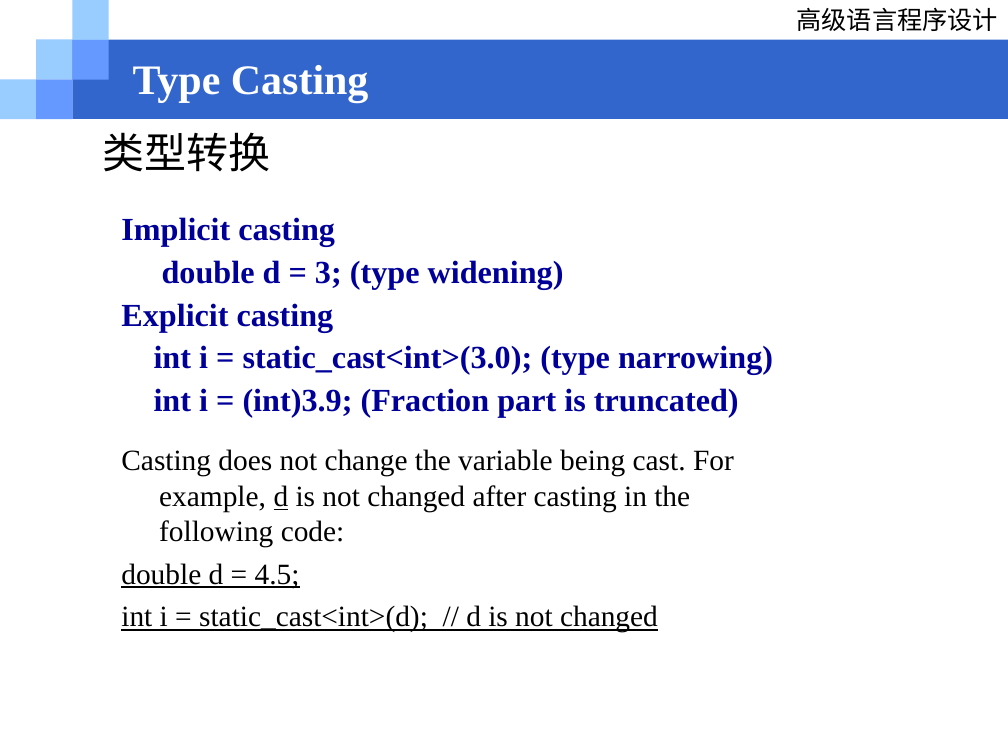
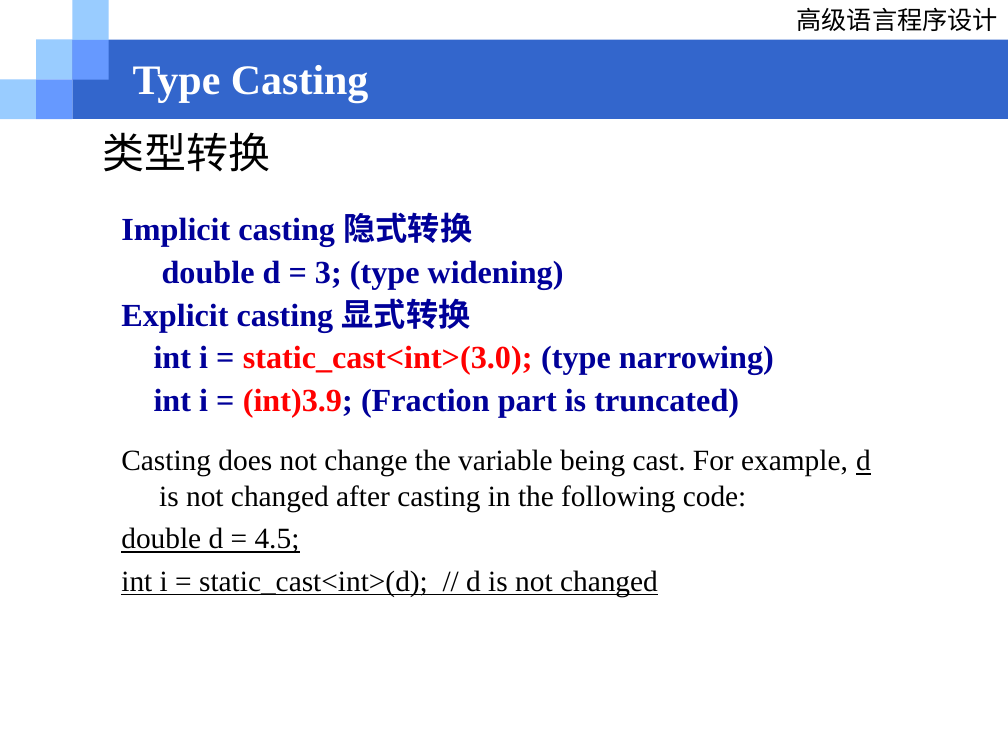
Before and after one commit to Love-Archetto/Tju-WA-Resources, a slide deck: slide 24 of 学术相关/程序设计/02_基础知识_发布版.ppt. Drawn at 1008x756 pixels with LibreOffice and Linux fonts; fonts in the diff are those of the drawing; background and template pictures are left out. Boxes give left, top, right and bottom in pixels: in the first picture for what was removed or moved away, otherwise in the second. Text is boxed around its words. In the diff, an @@ line names an element or a change of style, - is before the commit and + after.

```diff
--- a/学术相关/程序设计/02_基础知识_发布版.ppt
+++ b/学术相关/程序设计/02_基础知识_发布版.ppt
@@ text at bbox=[121, 212, 473, 247]: text changed @@
-Implicit casting
+Implicit casting 隐式转换
@@ text at bbox=[121, 298, 471, 332]: text changed @@
-Explicit casting
+Explicit casting 显式转换
@@ text at bbox=[154, 345, 774, 418]: text colour #000099 to #FF0000 in "static_cast<int>(3.0);", "(int)3.9;" @@
@@ text "Casting does not change the ..." rewrapped from bbox=[121, 449, 734, 632] to bbox=[121, 449, 871, 597] @@
```
Also in this commit, not shown: 10 other slides changed, 7 slides added, 1 other file.
